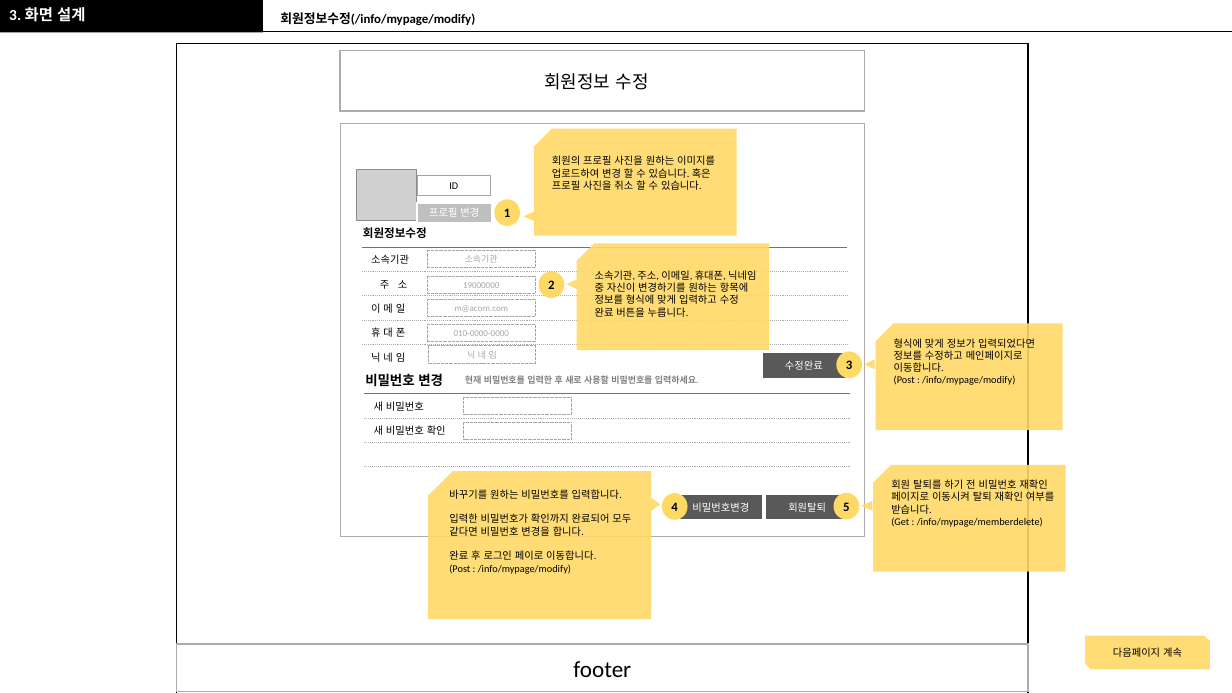
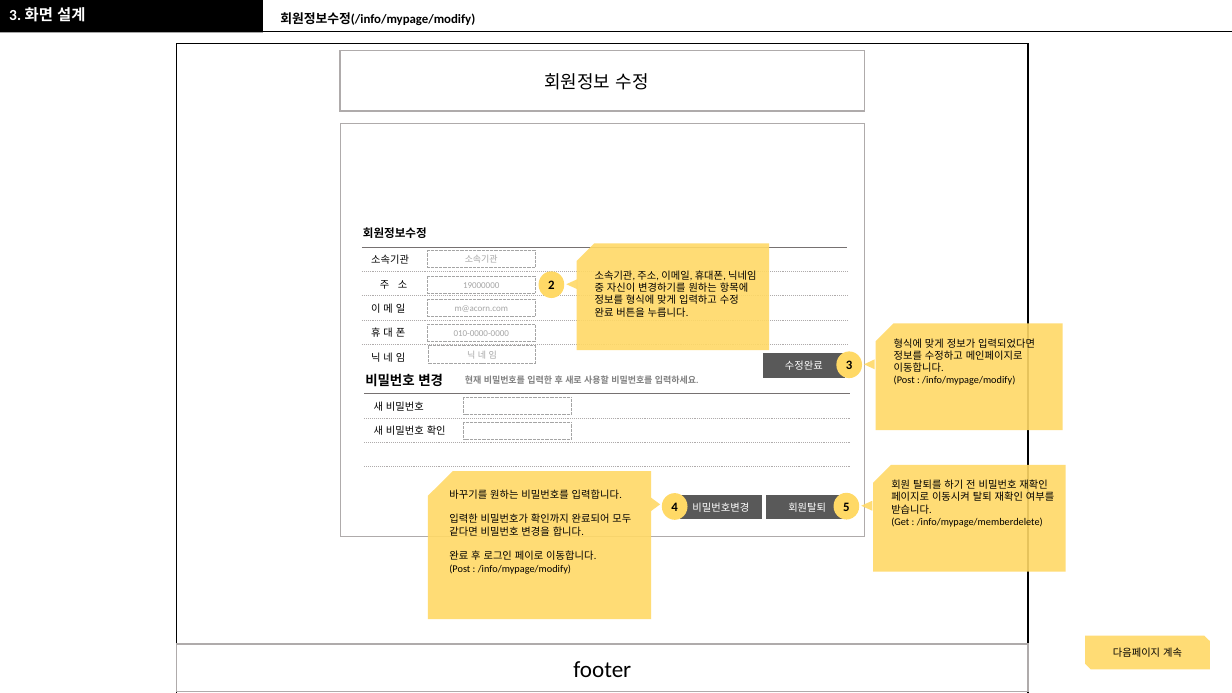
Before and after one commit to RealWarm/Common_Document, a slide deck: slide 19 of 온종일_돌봄/정훈_온종일_스토리보드_원본.pptx (slide 16 before the commit). Drawn at 1232x693 pixels with LibreOffice and Linux fonts; fonts in the diff are those of the drawing; grey boxes stand for pictures. Boxes give left, top, right and bottom in pixels: in the first picture for what was removed or moved away, otherwise in the second. Text is boxed around its words. In the diff, an @@ line names an element or a change of style, - is before the commit and + after.

```diff
--- a/온종일_돌봄/정훈_온종일_스토리보드_원본.pptx
+++ b/온종일_돌봄/정훈_온종일_스토리보드_원본.pptx
@@ snip rect removed at (x1=534, y1=128, x2=737, y2=236) @@
-회원의 프로필 사진을 원하는 이미지를 업로드하여 변경 할 수 있습니다. 혹은 프로필 사진을 취소 할 수 있습니다.
@@ picture removed at (x1=357, y1=169, x2=417, y2=220) @@
@@ rectangle removed at (x1=418, y1=176, x2=491, y2=196) @@
-ID
@@ rectangle removed at (x1=417, y1=203, x2=492, y2=223) @@
-프로필 변경
@@ ellipse removed at (x1=494, y1=200, x2=520, y2=226) @@
@@ text removed at (x1=504, y1=208, x2=510, y2=217) @@
-1
@@ text "회원정보수정" rewrapped from (x1=354, y1=219, x2=455, y2=248) to (x1=363, y1=227, x2=427, y2=238) @@
@@ triangle removed at (x1=523, y1=212, x2=535, y2=222) @@
```
Also in this commit, not shown: 3 other slides changed, 1 slide added, 1 slide removed, 11 other files.
